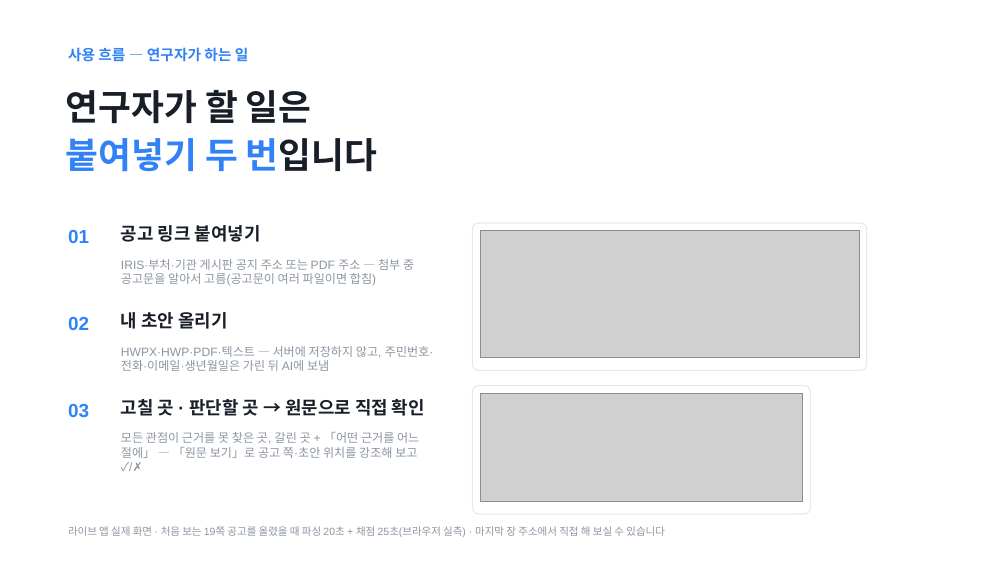
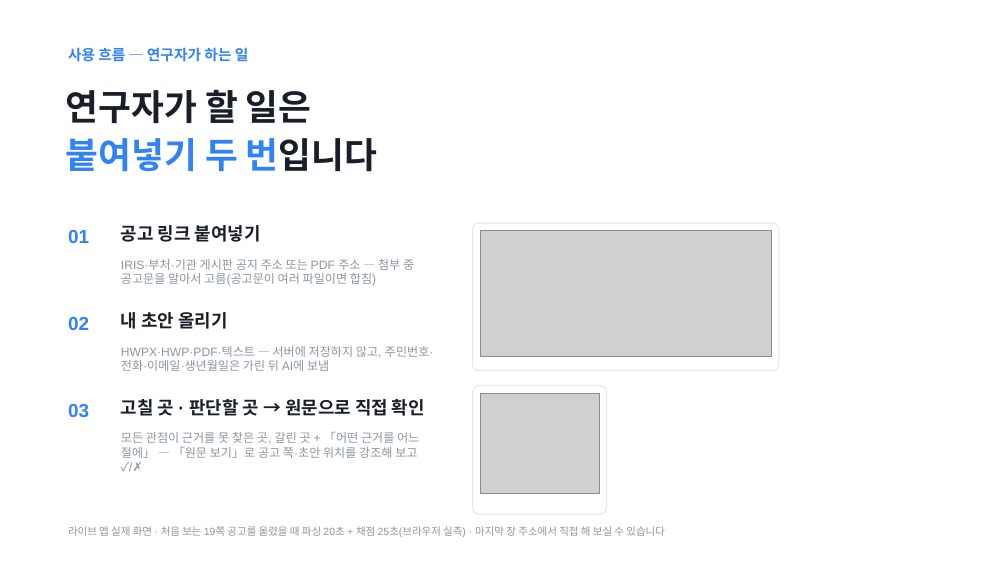
Before and after one commit to Ryugi62/rfp-to-fit, a slide deck: slide 4 of deliver/deck/RFP-to-Fit_루미아.pptx. Drawn at 1008x567 pixels with LibreOffice and Linux fonts; fonts in the diff are those of the drawing; grey boxes stand for pictures. Boxes give left, top, right and bottom in pixels: in the first picture for what was removed or moved away, otherwise in the second. Text is boxed around its words. In the diff, an @@ line names an element or a change of style, - is before the commit and + after.

```diff
--- a/deliver/deck/RFP-to-Fit_루미아.pptx
+++ b/deliver/deck/RFP-to-Fit_루미아.pptx
@@ rounded rectangle: place and size @@
-rounded rectangle at box(473, 223, 867, 371)
+rounded rectangle at box(473, 223, 779, 371)
@@ picture: place and size @@
-picture at box(480, 231, 859, 358)
+picture at box(480, 231, 771, 356)
@@ rounded rectangle: place and size @@
-rounded rectangle at box(473, 386, 811, 514)
+rounded rectangle at box(473, 386, 606, 514)
@@ picture: place and size @@
-picture at box(480, 393, 803, 501)
+picture at box(480, 393, 599, 494)
```
Also in this commit, not shown: 5 other slides changed, 17 other files.
